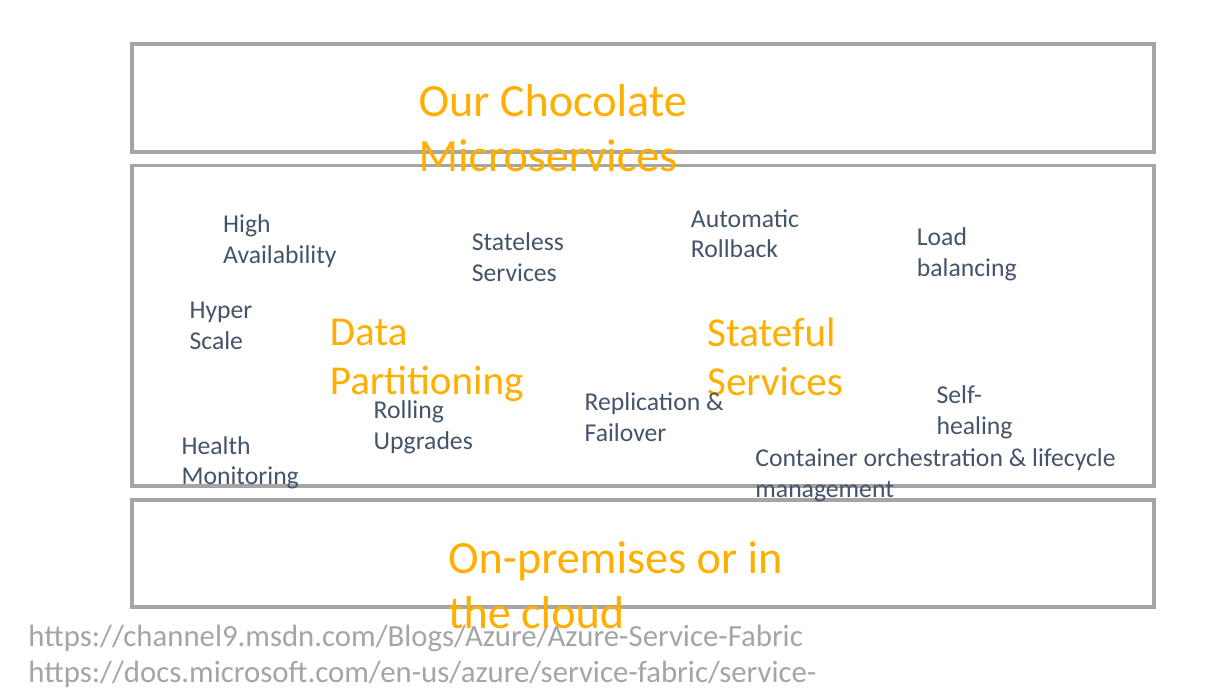
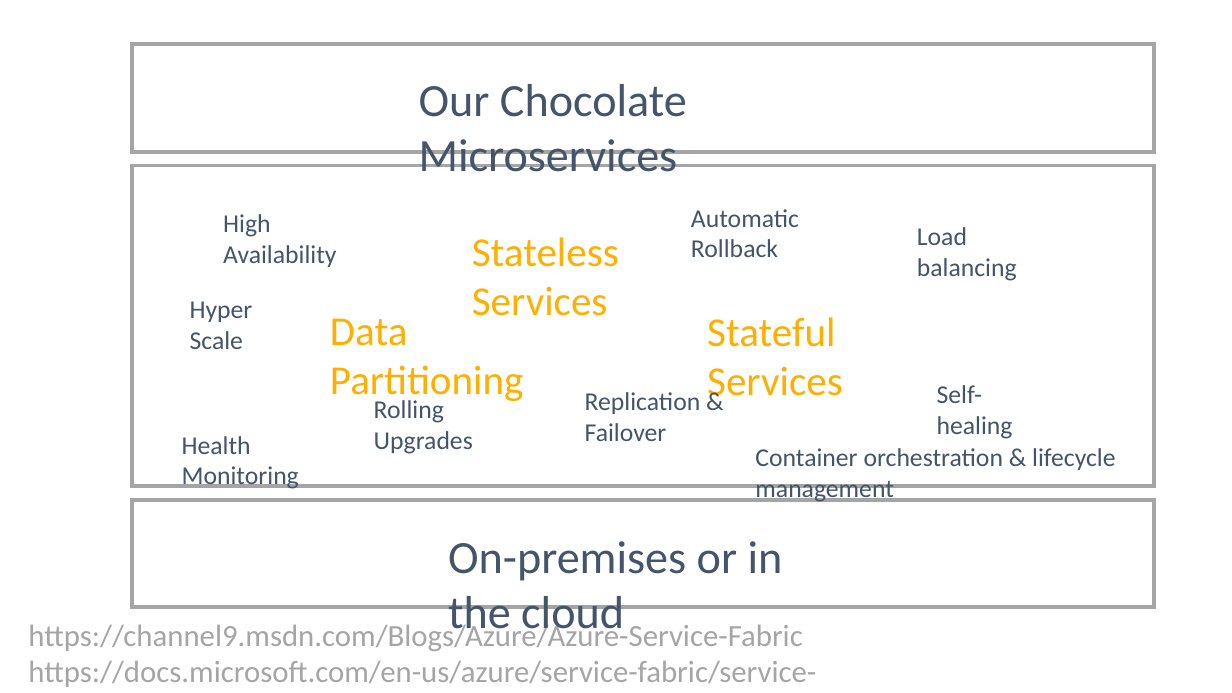
Before and after one commit to danielmarbach/Microservices.ServiceFabric, a slide deck: slide 7 of presentation.pptx (slide 6 before the commit). Drawn at 1232x693 pixels with LibreOffice and Linux fonts; fonts in the diff are those of the drawing. Boxes give left, top, right and bottom in pixels: in the first picture for what was removed or moved away, otherwise in the second. Text is boxed around its words. In the diff, an @@ line names an element or a change of style, - is before the commit and + after.

Commit message:
Slide tweaks

```diff
--- a/presentation.pptx
+++ b/presentation.pptx
@@ text "Our Chocolate Microservices" at (x1=419, y1=84, x2=687, y2=172): text colour #FFAF00 to #44546A @@
@@ text "Stateless Services" at (x1=472, y1=237, x2=619, y2=316): size 20 to 32 pt, text colour #44546A to #FFAF00 @@
@@ text "On-premises or in the cloud" at (x1=448, y1=541, x2=783, y2=640): text colour #FFAF00 to #44546A @@
```
Also in this commit, not shown: 10 other slides changed, 1 slide added, 1 other file.
